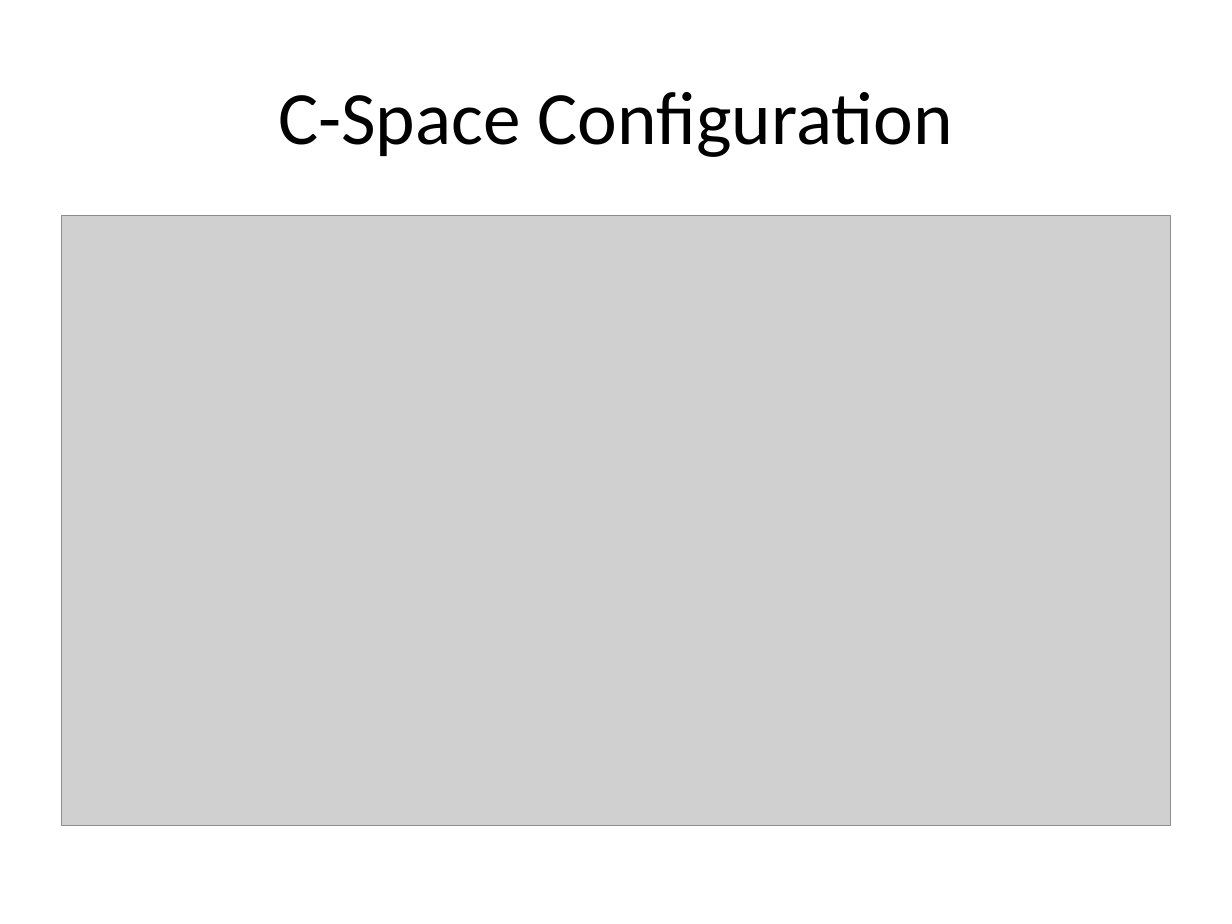
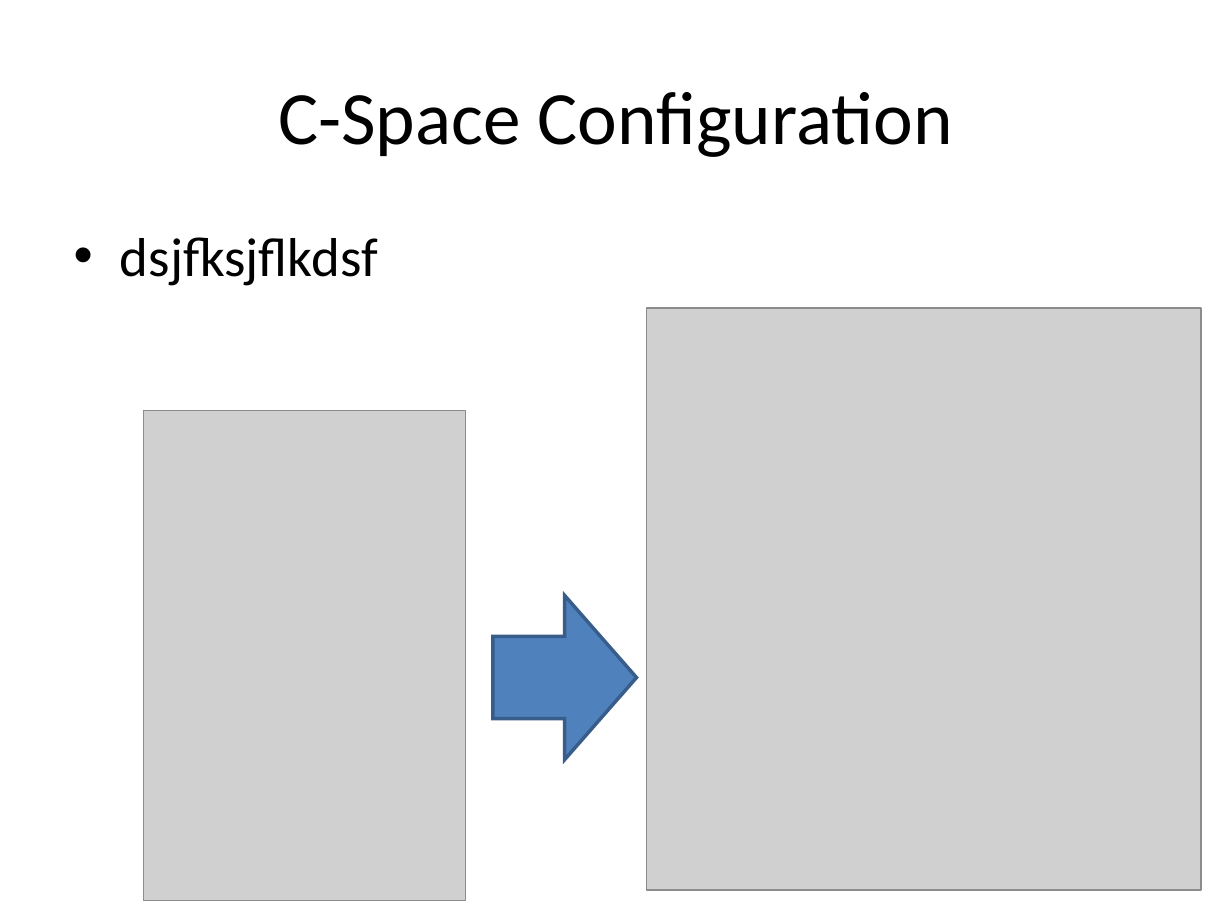
Before and after one commit to nforrester/6.141_labs, a slide deck: slide 5 of Other/Lab6/Lab 6.ppt. Drawn at 1232x924 pixels with LibreOffice and Linux fonts; fonts in the diff are those of the drawing; grey boxes stand for pictures. Boxes give left, top, right and bottom in pixels: in the first picture for what was removed or moved away, otherwise in the second. Text is boxed around its words. In the diff, an @@ line names an element or a change of style, - is before the commit and + after.

```diff
--- a/Other/Lab6/Lab 6.ppt
+++ b/Other/Lab6/Lab 6.ppt
@@ picture removed at (62,216,1170,825) @@
@@ text added at (120,237,378,286), 32 pt, text #000000 @@
+• dsjfksjflkdsf
@@ picture added at (647,308,1201,890) @@
@@ picture added at (144,410,466,901) @@
@@ right arrow added at (493,595,637,759), fill #4F81BD, outline #385D8A 2.01 pt @@
```
Also in this commit, not shown: 8 other slides changed, 1 slide added, 1 slide removed, 5 other files.
